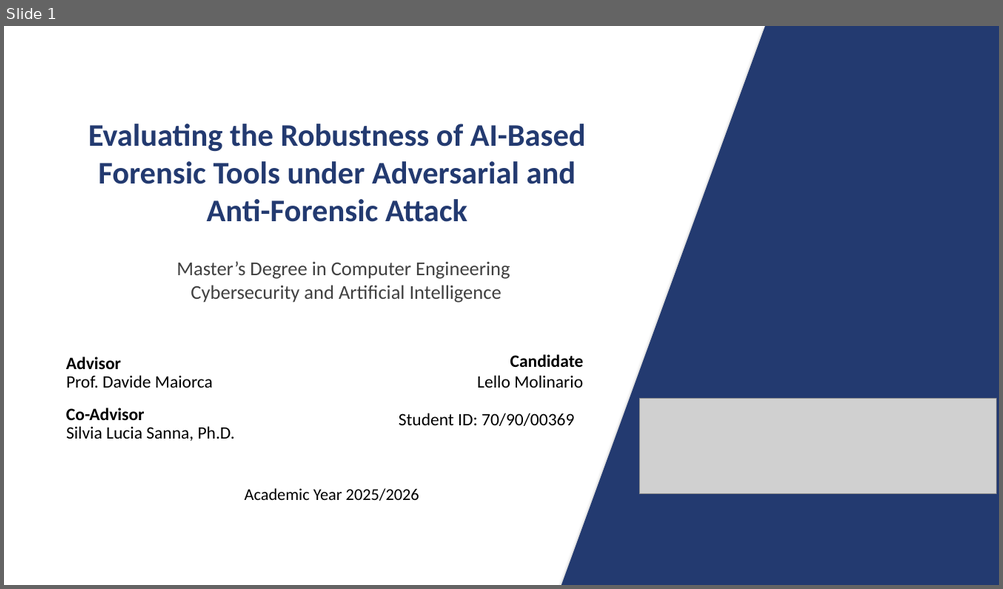
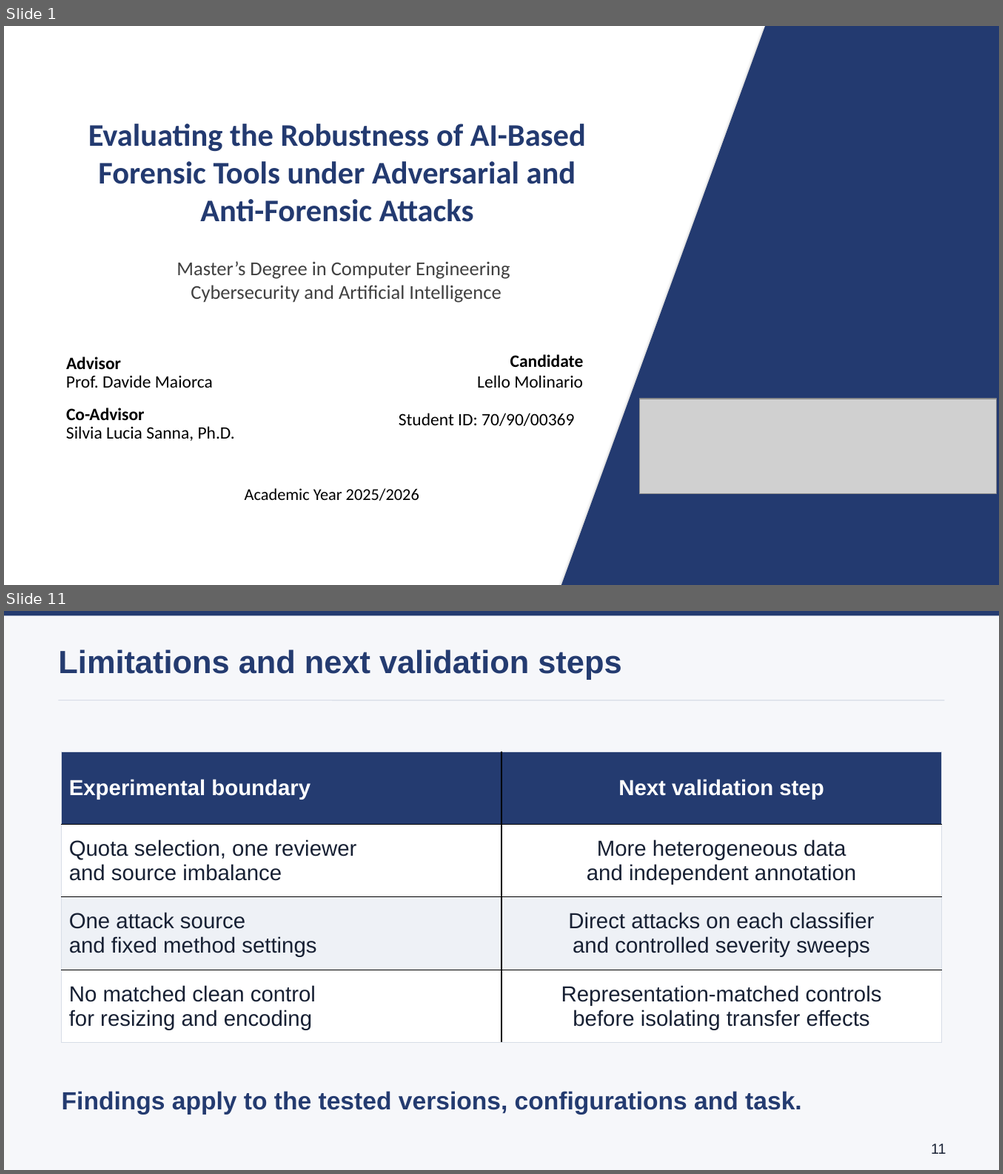
Before and after one commit to lmolinario/Molinario_Thesis_Defense_2026, a slide deck: Molinario_Thesis_Defense_2026.pptx. Shown one above the other, each under a label of ours: slide 1 before the commit, slides 1 and 11 after it; the slides between them are not shown. The pictures are 1003x589 and 1003x1174 pixels, drawn with LibreOffice and Linux fonts; fonts in the diff are those of the drawing; grey boxes stand for pictures. Boxes give left, top, right and bottom in pixels: in the first picture for what was removed or moved away, otherwise in the second. Text is boxed around its words. In the diff, an @@ line names an element or a change of style, - is before the commit and + after.

```diff
--- a/Molinario_Thesis_Defense_2026.pptx
+++ b/Molinario_Thesis_Defense_2026.pptx
@@ slide 11 added at (4, 611, 999, 1170), background #F6F7FA @@
@@ rectangle added at (4, 611, 999, 615), fill #243B70 @@
@@ text added at (58, 649, 621, 679), 31 pt, text #243B70, bold @@
+Limitations and next validation steps
@@ line added from (59, 701) to (944, 701), #D7DDE7 0.75 pt @@
@@ table added at (62, 752, 942, 1044), 4 rows, 2 columns @@
+Experimental boundary | Next validation step
+Quota selection, one reviewer / and source imbalance | More heterogeneous data / and independent annotation
+One attack source / and fixed method settings | Direct attacks on each classifier / and controlled severity sweeps
+No matched clean control / for resizing and encoding | Representation-matched controls / before isolating transfer effects
@@ text added at (62, 1091, 802, 1115), 24 pt, text #243B70, bold @@
+Findings apply to the tested versions, configurations and task.
@@ text added at (930, 1144, 945, 1154), 14 pt, text #172033 @@
+11
@@ slide 1 changed as well @@
@@ text at (200, 199, 474, 222): text changed @@
-Anti-Forensic Attack
+Anti-Forensic Attacks
```
Also in this commit, not shown: 1 other slide changed, 17 other slides added, 23 slides removed, 2 other files.
